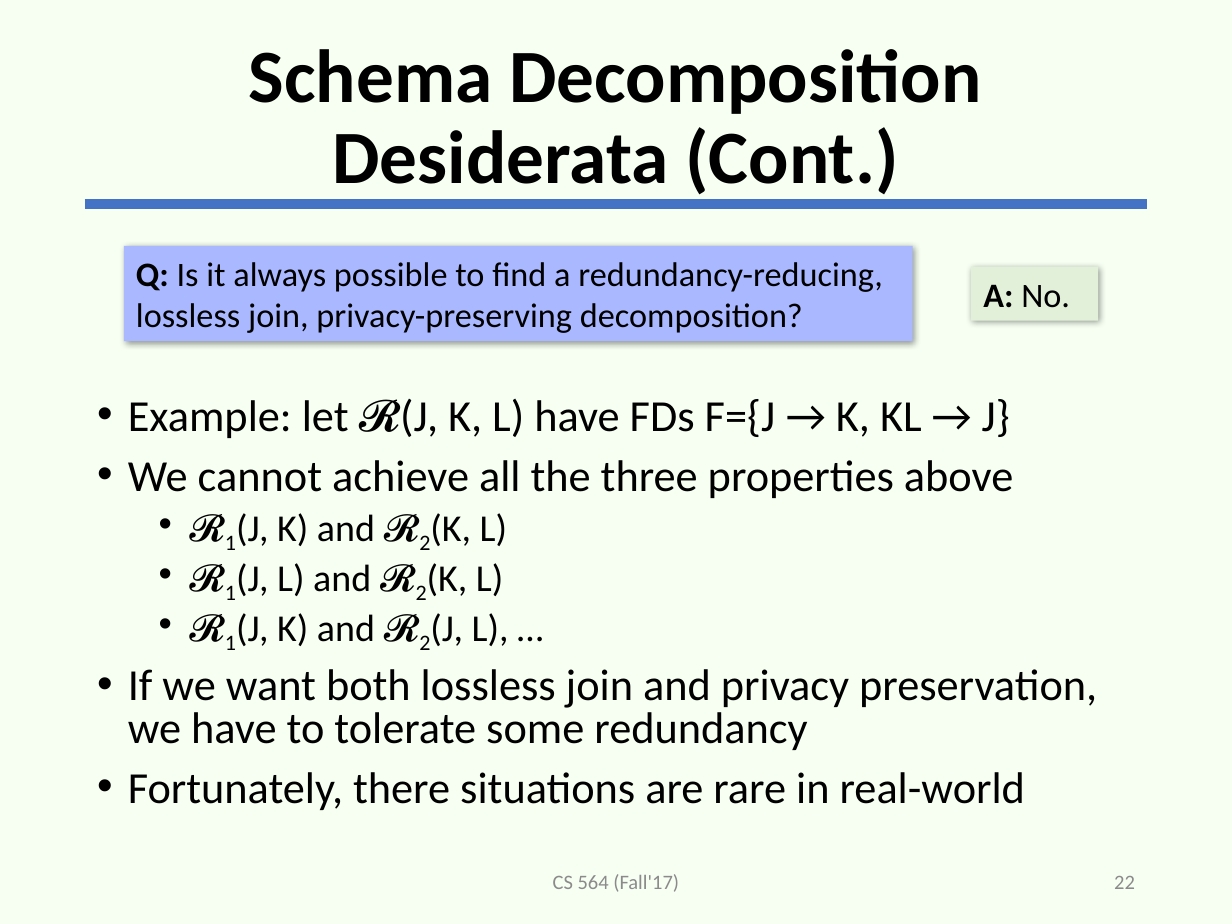
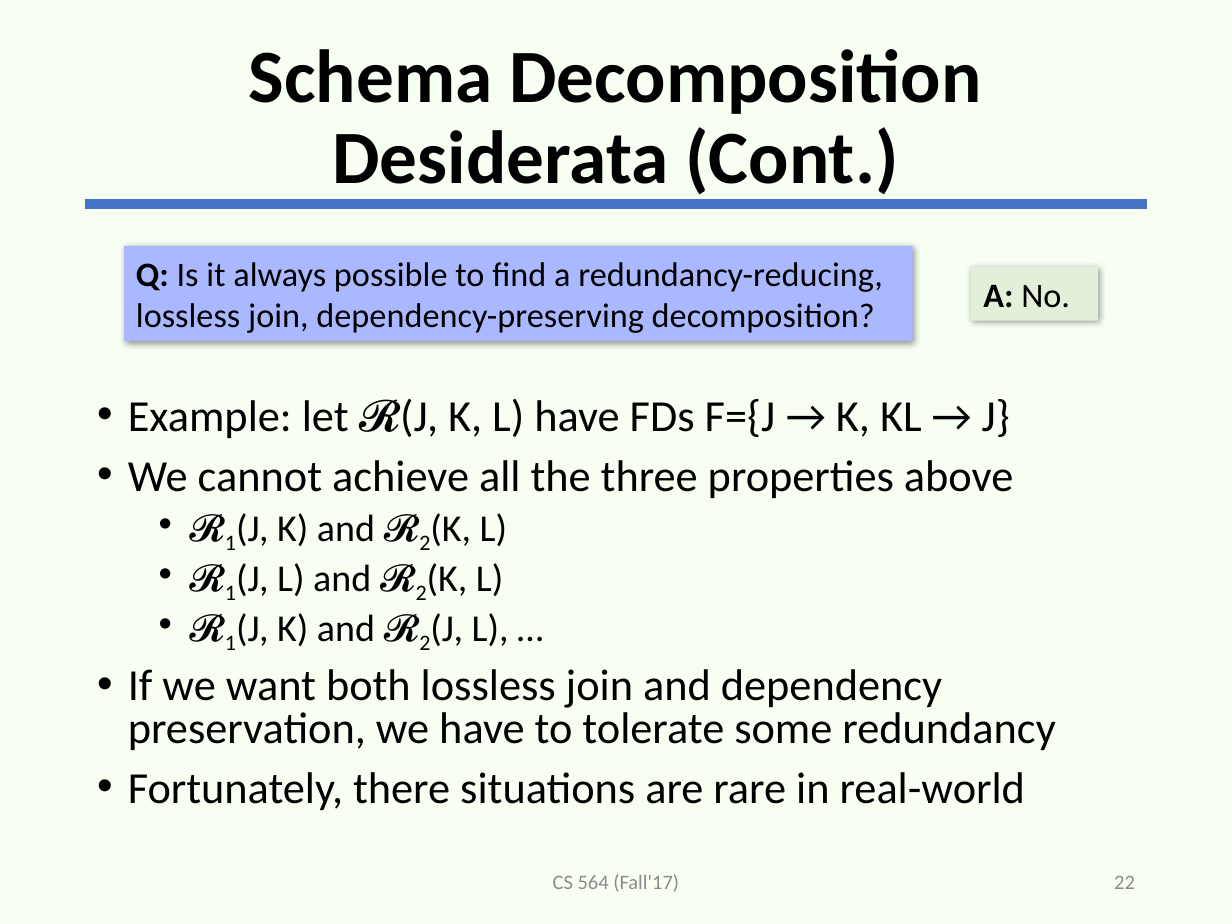
Before and after one commit to adelaneh/adelaneh.github.io, a slide deck: slide 22 of cs564_fall17/slides/lecture7-normalization2.pptx. Drawn at 1232x924 pixels with LibreOffice and Linux fonts; fonts in the diff are those of the drawing. Boxes give left, top, right and bottom in pixels: in the first picture for what was removed or moved away, otherwise in the second. Text is boxed around its words. In the diff, an @@ line names an element or a change of style, - is before the commit and + after.

```diff
--- a/cs564_fall17/slides/lecture7-normalization2.pptx
+++ b/cs564_fall17/slides/lecture7-normalization2.pptx
@@ text in rectangle at (x1=136, y1=262, x2=883, y2=333): text changed @@
-Q: Is it always possible to find a redundancy-reducing, lossless join, privacy-preserving decomposition?
+Q: Is it always possible to find a redundancy-reducing, lossless join, dependency-preserving decomposition?
@@ text at (x1=128, y1=669, x2=1055, y2=750): text changed @@
-• If we want both lossless join and privacy preservation, we have to tolerate some redundancy
+• If we want both lossless join and dependency preservation, we have to tolerate some redundancy
```
Also in this commit, not shown: 2 other slides changed.
